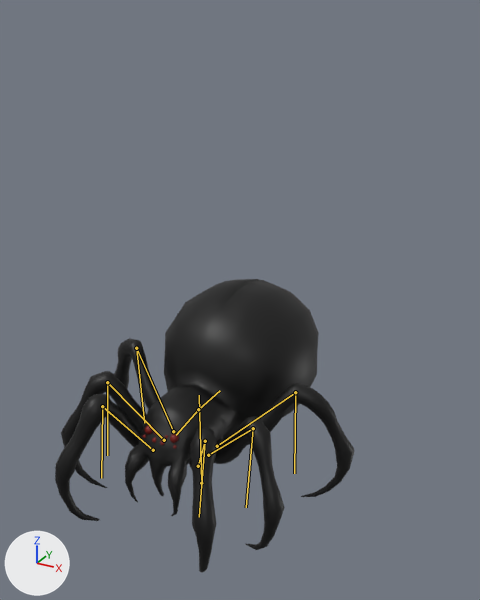
Two versions of the FBX model 이현수/제작 에셋/uasset/MonsterSpider.fbx, one commit apart.
Both versions are drawn from a camera (50 mm lens) standing at (1.43, -2.37, 2.13) and looking at (0.1, 0.05, 0.92). The lights are fixed; the arrows at lower left show +X, +Y and +Z. The older version comes first. The bones that change, and the others that lie on the model, are drawn over the model as lines.

Objects in the first picture: 'Spider'.
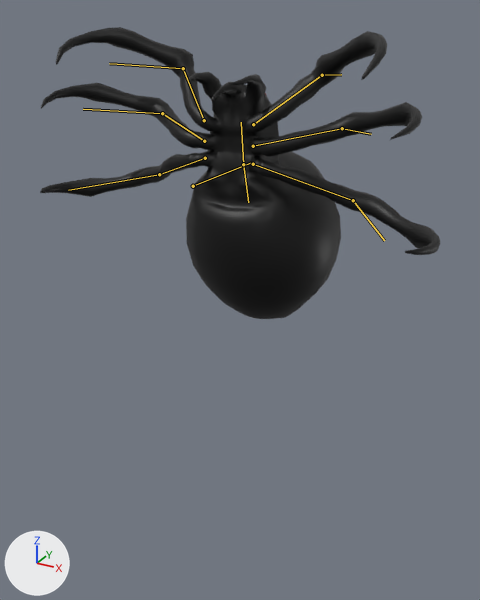
The newer file adds an action. The first version stands in its rest pose; the second is drawn at frame 7 of the action 'SpiderAmature|05Death'.

Changed parts and their boxes [x1, y1, x2, y2] in the pictures (480 x 600 px):
'Spider', posed (34% wider): before [55, 279, 354, 572]; after [40, 27, 440, 319]
bone 'SpiderRoot', root to tip: before (201, 483) to (199, 395); after (193, 186) to (251, 162)
bone 'SpiderTail', root to tip: before (198, 409) to (220, 390); after (243, 164) to (248, 202)
bone 'LegBack.001.L', root to tip: before (217, 446) to (295, 392); after (253, 164) to (353, 200)
bone 'LegBack.002.L', root to tip: before (295, 392) to (294, 473); after (353, 200) to (384, 240)
bone 'LegMiddle.001.L', root to tip: before (208, 455) to (253, 428); after (253, 146) to (342, 128)
bone 'LegMiddle.002.L', root to tip: before (253, 428) to (246, 507); after (342, 128) to (371, 134)
bone 'LegFront.001.L', root to tip: before (198, 466) to (205, 441); after (253, 124) to (322, 75)
bone 'LegFront.002.L', root to tip: before (205, 441) to (199, 517); after (322, 75) to (341, 74)
bone 'LegBack.001.R', root to tip: before (173, 431) to (136, 348); after (205, 158) to (159, 174)
bone 'LegBack.002.R', root to tip: before (136, 348) to (144, 423); after (159, 174) to (68, 190)
bone 'LegMiddle.001.R', root to tip: before (164, 440) to (107, 382); after (204, 141) to (162, 113)
bone 'LegMiddle.002.R', root to tip: before (107, 382) to (107, 455); after (162, 113) to (83, 109)
bone 'LegFront.001.R', root to tip: before (153, 450) to (102, 406); after (204, 120) to (183, 68)
bone 'LegFront.002.R', root to tip: before (102, 406) to (101, 478); after (183, 68) to (109, 63)

The change in detail:
Bone 'SpiderRoot' (bone_spiderroot) moves from (0.0, 0.0, 0.0) to (0.0, 1.473, 0.0).
Bone 'SpiderRoot' (bone_spiderroot) turns from (0, 0, 0) to (-90, 0, 0) degrees about its own x, y and z.
Bone 'SpiderTail' (bone_spidertail) turns from (0, 0, 0) to (15, 0, 0) degrees about its own x, y and z.
Bone 'LegBack.001.L' (bone_legback_001_l) turns from (0, 0, 0) to (-12, -8, -9) degrees about its own x, y and z.
Bone 'LegBack.002.L' (bone_legback_002_l) turns from (0, 0, 0) to (48, 2, -6) degrees about its own x, y and z.
Bone 'LegMiddle.001.L' (bone_legmiddle_001_l) turns from (0, 0, 0) to (-11, 4, -18) degrees about its own x, y and z.
Bone 'LegMiddle.002.L' (bone_legmiddle_002_l) turns from (0, 0, 0) to (15, 8, -52) degrees about its own x, y and z.
Bone 'LegFront.001.L' (bone_legfront_001_l) turns from (0, 0, 0) to (-1, 12, -22) degrees about its own x, y and z.
Bone 'LegFront.002.L' (bone_legfront_002_l) turns from (0, 0, 0) to (-23, 11, 38) degrees about its own x, y and z.
Bone 'LegBack.001.R' (bone_legback_001_r) turns from (0, 0, 0) to (-12, 8, 9) degrees about its own x, y and z.
Bone 'LegBack.002.R' (bone_legback_002_r) turns from (0, 0, 0) to (48, -2, 6) degrees about its own x, y and z.
Bone 'LegMiddle.001.R' (bone_legmiddle_001_r) turns from (0, 0, 0) to (-11, -4, 18) degrees about its own x, y and z.
Bone 'LegMiddle.002.R' (bone_legmiddle_002_r) turns from (0, 0, 0) to (15, -8, 52) degrees about its own x, y and z.
Bone 'LegFront.001.R' (bone_legfront_001_r) turns from (0, 0, 0) to (-1, -12, 22) degrees about its own x, y and z.
Bone 'LegFront.002.R' (bone_legfront_002_r) turns from (0, 0, 0) to (-23, -11, -38) degrees about its own x, y and z.
